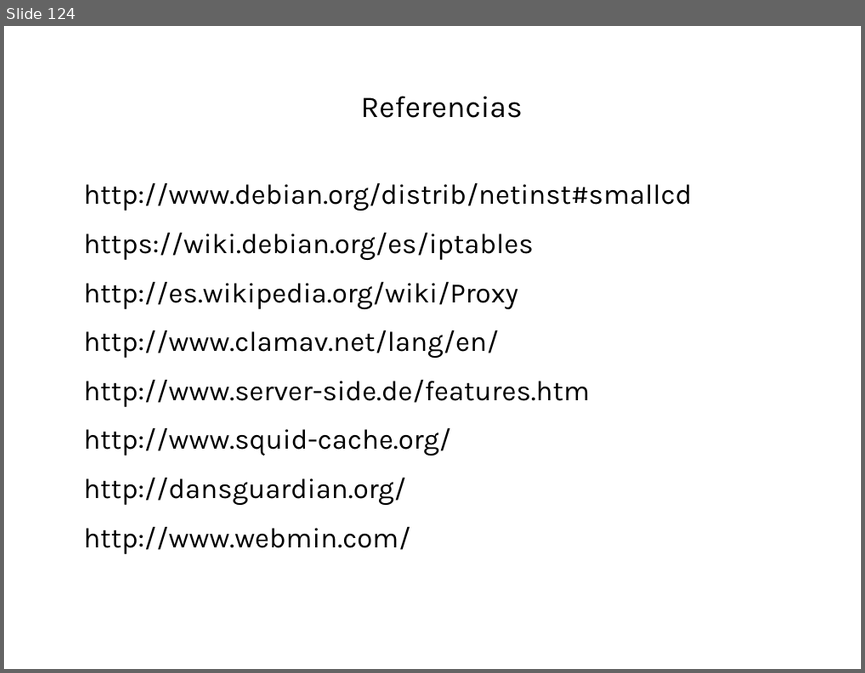
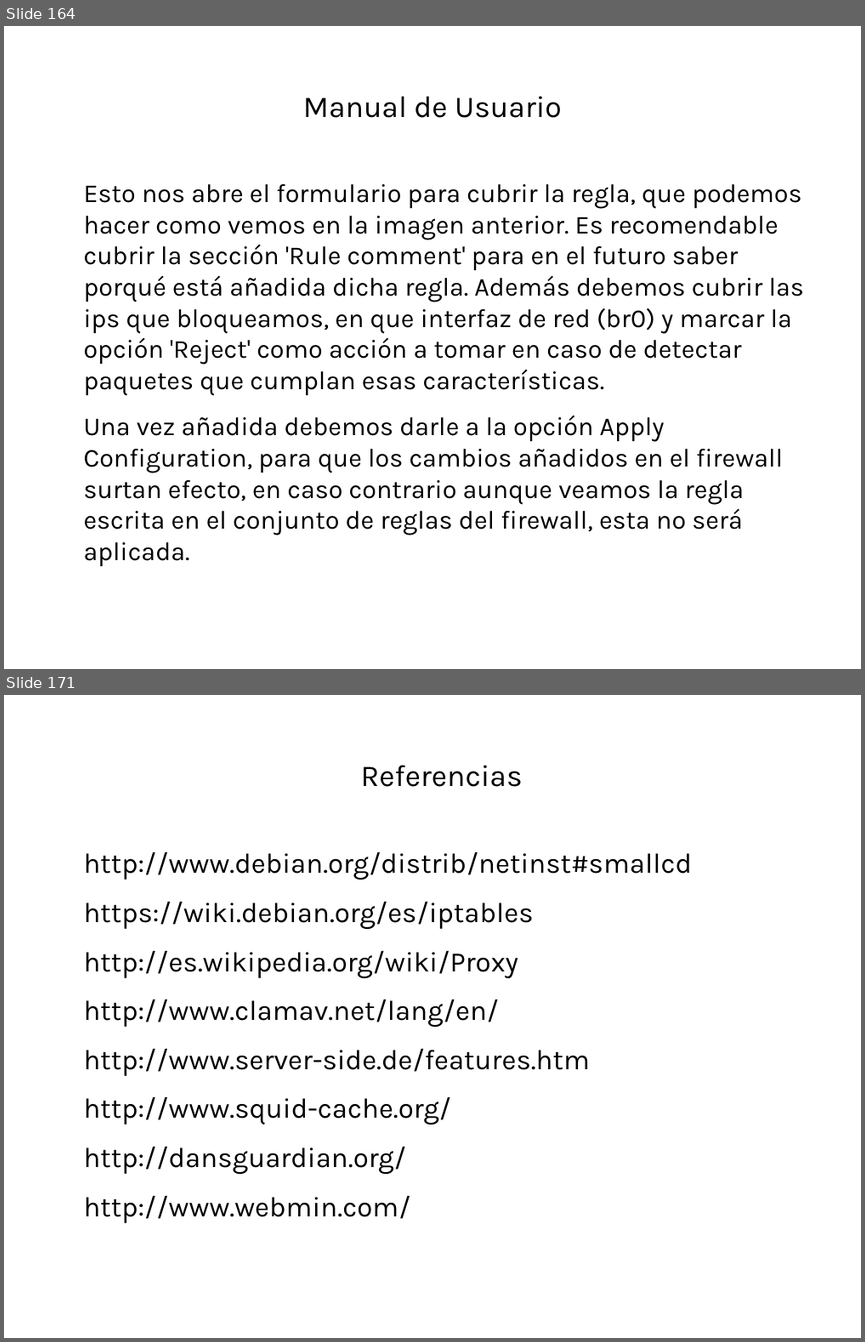
Before and after one commit to robertord/Ecoraee, a slide deck: Presentaciones/PresentacionApliance.odp. Shown one above the other, each under a label of ours: slide 124 before the commit, slides 164 and 171 after it; the slides between them are not shown. The pictures are 865x673 and 865x1342 pixels, drawn with LibreOffice and Linux fonts; fonts in the diff are those of the drawing; background and template pictures are left out. Boxes give left, top, right and bottom in pixels: in the first picture for what was removed or moved away, otherwise in the second. Text is boxed around its words. In the diff, an @@ line names an element or a change of style, - is before the commit and + after.

```diff
--- a/Presentaciones/PresentacionApliance.odp
+++ b/Presentaciones/PresentacionApliance.odp
@@ slide 164 added at [4,26,861,669], background #FFFFFF @@
@@ title added at [303,96,562,118], 28 pt, text #000000 @@
+Manual de Usuario
@@ text added at [84,184,804,566], 24.1 pt, text #000000 @@
+Esto nos abre el formulario para cubrir la regla, que podemos hacer como vemos en la imagen anterior. Es recomendable cubrir la sección 'Rule comment' para en el futuro saber porqué está añadida dicha regla. Además debemos cubrir las ips que bloqueamos, en que interfaz de red (br0) y marcar la opción 'Reject' como acción a tomar en caso de detectar paquetes que cumplan esas características.
+Una vez añadida debemos darle a la opción Apply Configuration, para que los cambios añadidos en el firewall surtan efecto, en caso contrario aunque veamos la regla escrita en el conjunto de reglas del firewall, esta no será aplicada.
@@ what was slide 124 is now slide 171 @@
```
Also in this commit, not shown: 1 slide changed, 46 other slides added, 1 other file.
